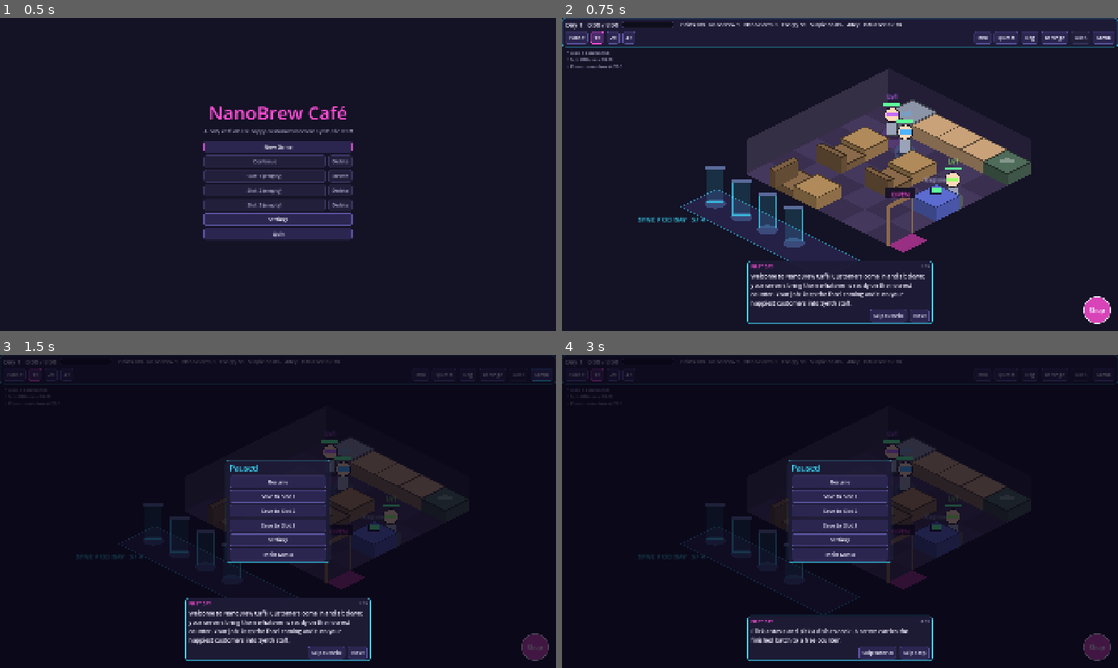
Above: before the commit, frames 1-4 (two rows, left to right).
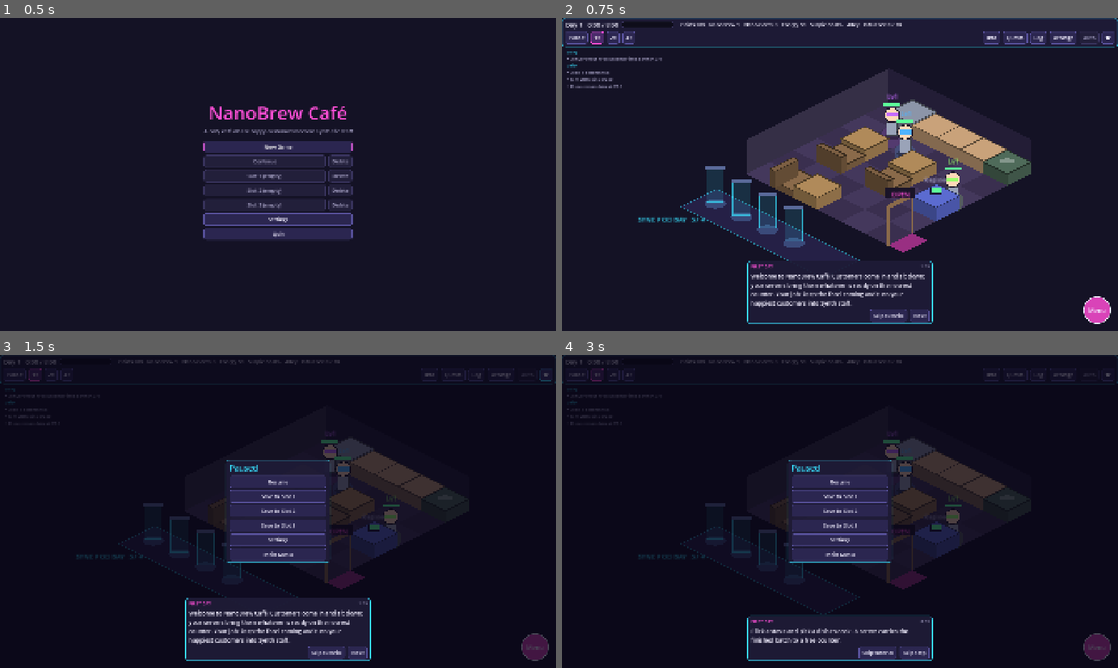
Above: after the commit, the same moments.

Repository: KoraWolF/cafe-sim-game
Game: Godot game, scene res://src/ui/main.tscn
The game is run twice, just before and just after one commit, with the same random seed, the same clock (stepped at 60 frames per second) and the same inputs.
Inputs (mouse positions are in pixels of both pictures, inside the frame that each line leads up to; where the layout moved, square brackets give the same spot in the first picture):
- Up to frame 1 (0.5 s): no input
- Up to frame 2 (0.75 s): click "New Game" at 0.5 s
- Up to frame 3 (1.5 s): click (544, 373) [539, 373] at 1.25 s
- Up to frame 4 (3 s): click (1106, 373) at 2.02 s; click "Next" at 2.75 s

Frame 1 is identical in both runs. In frame 2, 1.0% of the frame differs, in the area x 0-99%, y 4-95%; in frame 3, 0.2%; in frame 4, 0.2%.

Commit message:
UI: window stays above the taskbar; Shop becomes the round Menu (mouse-wheel scrolling, NanoBrew in its Workshop); Bag and Arrange open as bottom strips; cog for the pause menu; smaller night hub; story and daily quests in the top-left tracker
Co-Authored-By: Claude Opus 5.5 <noreply@anthropic.com>

Diff:
--- /dev/null
+++ b/art/ui/cog.svg
@@ -0,0 +1,14 @@
+<svg xmlns="http://www.w3.org/2000/svg" width="32" height="32" viewBox="0 0 32 32">
+  <!-- Settings cog: eight teeth round a ring, light on the dark top bar. -->
+  <g fill="#f2efff">
+    <rect x="13" y="1" width="6" height="7" rx="1.5"/>
+    <rect x="13" y="24" width="6" height="7" rx="1.5"/>
+    <rect x="1" y="13" width="7" height="6" ry="1.5"/>
+    <rect x="24" y="13" width="7" height="6" ry="1.5"/>
+    <rect x="13" y="1" width="6" height="7" rx="1.5" transform="rotate(45 16 16)"/>
+    <rect x="13" y="24" width="6" height="7" rx="1.5" transform="rotate(45 16 16)"/>
+    <rect x="1" y="13" width="7" height="6" ry="1.5" transform="rotate(45 16 16)"/>
+    <rect x="24" y="13" width="7" height="6" ry="1.5" transform="rotate(45 16 16)"/>
+    <path fill-rule="evenodd" d="M16 5.5a10.5 10.5 0 1 1 0 21a10.5 10.5 0 1 1 0-21zm0 6a4.5 4.5 0 1 0 0 9a4.5 4.5 0 1 0 0-9z"/>
+  </g>
+</svg>
--- a/locale/ui.csv
+++ b/locale/ui.csv
@@ -241,12 +241,12 @@
 ui.auto_night_done,Auto: the night passed quietly (+%d district income).
 ui.auto_night_done_plain,Auto: the night passed quietly.
 error.seat_busy,A customer is sitting there — move it instead, or wait until they leave.
-ui.shop_button,Shop
+ui.shop_button,Menu
 ui.arrange_button,Arrange
-ui.shop_title,Shop
+ui.shop_title,Menu
 ui.upgrades_title,Café upgrades
 ui.coins_line,Coins: %d
-ui.energy_in_shop,Buy Energy in the Shop (top bar) — at any time.
+ui.energy_in_shop,"Buy Energy in the Menu (round button, bottom right) — at any time."
 tip.upgrade.table,"One more table (1x1). A seat works only right beside a table — one seat per table, and the seat turns to face it."
 ui.seat_no_table,No table
 role.cashier,Cashier
@@ -437,7 +437,7 @@
 help.jobs,"Jobs: click a worker, then a place — a stove (Chef), a counter, table or bin (Server), a register (Cashier) or the Pod bay (Rest). Click another worker to switch; click empty floor to close the card."
 help.converting,"Converting: click any customer — in line, seated, eating, paying or walking out — to spend NanoBrew: they become a Synth. You can catch them until they walk out of sight."
 help.quests,"Quests: daily quests, the story and achievements. Today's dailies are listed at the top left — claim a finished one right there, or anything from the Quests button."
-help.shop,"Shop: the round button at the bottom right. Furniture (with Sync Pods: one per tile along the café's side), décor, café upgrades, Energy and the Workshop — any time, the café keeps running. Buy puts the piece in your hand; Store keeps it for later (place it from Arrange)."
+help.shop,"Menu: the round button at the bottom right. Furniture (with Sync Pods: one per tile along the café's side), décor, café upgrades, Energy and the Workshop — any time, the café keeps running. Buy puts the piece in your hand; Store keeps it for later (place it from Arrange)."
 help.arrange,"Arrange: move, rotate, place and sell furniture and décor — any time. Cancel puts back what you hold. Select several to store or sell many at once; storing and selling ask first. Pieces in use (a cooking stove, a counter with food, an occupied seat) can be moved but not picked up."
 help.bag,"Bag: everything you own — equipment, fashion and EXP bottles. Take a piece off before selling it."
 help.resources,"Resources: Coins pay for dishes, upgrades and décor. NanoBrew converts a customer. Nano Cores (from rai …(286 unchanged characters)…
@@ -469,3 +469,9 @@
 ui.upgrade_card,Level %d / %d
 ui.craft_title_basic,Basic craft
 ui.craft_title_advanced,Advanced craft
+ui.tracker_story,Story
+ui.tracker_daily,Daily
+ui.brew_title,NanoBrew
+ui.brew_short,Brew (%d core + %d)
+ui.brew_note,Turns any customer into a Synth. Nano Cores come from won raids.
+ui.brew_in_menu,Brew NanoBrew in the Menu → Workshop.
--- a/src/ui/bag_panel.gd
+++ b/src/ui/bag_panel.gd
@@ -1,14 +1,16 @@
 class_name BagPanel
 extends PanelContainer
-## The Bag, open at any time from the top bar: everything you own, in one
-## place. Equipment and Fashion show a grid of cards (border colour = tier, a
+## The Bag, open at any time from the top bar: everything you own, in a strip
+## along the bottom of the screen (like the Menu). Equipment and Fashion show a
+## row of cards (scroll it sideways with the mouse wheel) (border colour = tier, a
 ## badge for who wears it); click one for its detail box with every action
 ## (Wear on a worker, Take off, Sell). Bottles: Use on a worker. Crafting is in
 ## the Shop's Workshop.
 
 signal closed
 
-const WIDTH: float = 760.0
+## Height of the strip at the bottom (the camera keeps the café above it).
+const HEIGHT: float = 330.0
 const TABS: Array[String] = ["equipment", "fashion", "bottles"]
 ## Card border by tier.
 const TIER_COLORS: Dictionary[String, Color] = {"common": Color("9aa3b8"), "magic": Color("4fb3ff"),
@@ -23,10 +25,10 @@
 
 func _ready() -> void:
 	visible = false
-	set_anchors_and_offsets_preset(Control.PRESET_RIGHT_WIDE)
-	offset_left = -WIDTH - 12
-	offset_top = UiTheme.TOP_BAR_HEIGHT + 12
+	set_anchors_and_offsets_preset(Control.PRESET_BOTTOM_WIDE)
+	offset_left = 12
 	offset_right = -12
+	offset_top = -HEIGHT - 12
 	offset_bottom = -12
 	var column := VBoxContainer.new()
 	add_child(column)
@@ -43,16 +45,17 @@
 		split.name = tr("ui.bag_tab_" + key)
 		var scroll := ScrollContainer.new()
 		scroll.size_flags_horizontal = Control.SIZE_EXPAND_FILL
-		scroll.horizontal_scroll_mode = ScrollContainer.SCROLL_MODE_DISABLED
+		scroll.vertical_scroll_mode = ScrollContainer.SCROLL_MODE_DISABLED
+		UiTheme.wheel_scrolls_sideways(scroll)
 		var grid := GridContainer.new()
-		grid.columns = 3
+		grid.columns = 999  # one row, scrolling sideways
 		grid.add_theme_constant_override("h_separation", 8)
 		grid.add_theme_constant_override("v_separation", 8)
 		scroll.add_child(grid)
 		split.add_child(scroll)
 		var detail := VBoxContainer.new()
-		detail.custom_minimum_size = Vector2(250, 0)
-		detail.add_theme_constant_override("separation", 10)
+		detail.custom_minimum_size = Vector2(320, 0)
+		detail.add_theme_constant_override("separation", 4)
 		split.add_child(detail)
 		tabs.add_child(split)
 		_grids[key] = grid
--- a/src/ui/cafe_view.gd
+++ b/src/ui/cafe_view.gd
@@ -45,7 +45,7 @@
 ## Everyone walks at the game's walk_tiles_per_second, so timed trips and free walking match.
 ## Screen space taken by the HUD's top bar and the night hub.
 const TOP_BAR: float = UiTheme.TOP_BAR_HEIGHT
-const NIGHT_PANEL: float = 790.0
+const NIGHT_PANEL: float = 650.0
 
 ## The worker picked to get a job: the next click on a stove, counter, table,
 ## register or the Pod bay gives it that job ("" = none).
--- a/src/ui/edit_panel.gd
+++ b/src/ui/edit_panel.gd
@@ -1,6 +1,6 @@
 class_name EditPanel
 extends PanelContainer
-## The side panel while arranging the floor: Vibe and floor size, what is in
+## The strip along the bottom while arranging the floor: Vibe and floor size, what is in
 ## hand with Rotate / Store / Sell / Cancel, Select several (store or sell many
 ## at once), the storage list, and Done. Storing and selling ask first.
 
@@ -8,7 +8,8 @@
 ## A button changed what is held (rotate, put back, store, sell).
 signal changed
 
-const WIDTH: float = 380.0
+## Height of the strip at the bottom (the camera keeps the café above it).
+const HEIGHT: float = 270.0
 
 var editor: FloorEditor = null
 var _summary := UiTheme.label("", 18)
@@ -17,7 +18,7 @@
 var _store := UiTheme.button(tr("ui.edit_store"), _ask.bind("store"))
 var _sell := UiTheme.button("", _ask.bind("sell"))
 var _cancel := UiTheme.button(tr("ui.edit_cancel"), _do.bind("cancel"))
-var _storage := VBoxContainer.new()
+var _storage := HBoxContainer.new()
 var _select := Button.new()
 var _selected := UiTheme.label("", 16)
 var _store_selected := UiTheme.button(tr("ui.edit_store_selected"), _ask.bind("store_selected"))
@@ -26,52 +27,71 @@
 
 
 func _ready() -> void:
-	set_anchors_and_offsets_preset(Control.PRESET_RIGHT_WIDE)
-	offset_left = -WIDTH - 12
-	offset_top = UiTheme.TOP_BAR_HEIGHT + 12
+	set_anchors_and_offsets_preset(Control.PRESET_BOTTOM_WIDE)
+	offset_left = 12
 	offset_right = -12
+	offset_top = -HEIGHT - 12
 	offset_bottom = -12
 	visible = false
 	var column := VBoxContainer.new()
 	add_child(column)
-	column.add_child(UiTheme.label(tr("ui.edit_title"), 26, UiTheme.PANEL_BORDER))
-	var hint := UiTheme.label(tr("ui.edit_hint"), 15, UiTheme.TEXT_DIM)
+	var header := HBoxContainer.new()
+	header.add_child(UiTheme.label(tr("ui.edit_title"), 24, UiTheme.PANEL_BORDER))
+	_summary.size_flags_horizontal = Control.SIZE_EXPAND_FILL
+	header.add_child(_summary)
+	var finish := UiTheme.button(tr("ui.edit_done"), done.emit)
+	finish.custom_minimum_size = Vector2(140, 0)
+	header.add_child(finish)
+	column.add_child(header)
+	var hint := UiTheme.label(tr("ui.edit_hint"), 14, UiTheme.TEXT_DIM)
 	hint.autowrap_mode = TextServer.AUTOWRAP_WORD_SMART
-	hint.custom_minimum_size = Vector2(WIDTH - 40, 0)
 	column.add_child(hint)
-	column.add_child(_summary)
-	column.add_child(HSeparator.new())
-	column.add_child(_holding)
+	var body := HBoxContainer.new()
+	body.size_flags_vertical = Control.SIZE_EXPAND_FILL
+	body.add_theme_constant_override("separation", 16)
+	column.add_child(body)
+	# What is in hand and its buttons.
+	var held := VBoxContainer.new()
+	held.custom_minimum_size = Vector2(330, 0)
+	held.add_child(_holding)
 	var actions := GridContainer.new()
 	actions.columns = 2
 	for button: Button in [_rotate, _cancel, _store, _sell]:
 		button.size_flags_horizontal = Control.SIZE_EXPAND_FILL
 		actions.add_child(button)
-	column.add_child(actions)
+	held.add_child(actions)
+	body.add_child(held)
+	body.add_child(VSeparator.new())
+	# Several at once.
+	var many := VBoxContainer.new()
+	many.custom_minimum_size = Vector2(300, 0)
 	_select.text = tr("ui.edit_select")
 	_select.toggle_mode = true
 	_select.toggled.connect(func(on: bool) -> void:
 		editor.set_selecting(on)
 		refresh()
 		changed.emit())
-	column.add_child(_select)
-	column.add_child(_selected)
-	var many := HBoxContainer.new()
+	many.add_child(_select)
+	_selected.autowrap_mode = TextServer.AUTOWRAP_WORD_SMART
+	many.add_child(_selected)
+	var together := HBoxContainer.new()
 	for button: Button in [_store_selected, _sell_selected]:
 		button.size_flags_horizontal = Control.SIZE_EXPAND_FILL
-		many.add_child(button)
-	column.add_child(many)
-	column.add_child(HSeparator.new())
-	column.add_child(UiTheme.label(tr("ui.edit_storage"), 20, UiTheme.PANEL_BORDER))
+		together.add_child(button)
+	many.add_child(together)
+	body.add_child(many)
+	body.add_child(VSeparator.new())
+	# Storage: a row of pieces to take out, scrolling sideways.
+	var stored := VBoxContainer.new()
+	stored.size_flags_horizontal = Control.SIZE_EXPAND_FILL
+	stored.add_child(UiTheme.label(tr("ui.edit_storage"), 18, UiTheme.PANEL_BORDER))
 	var scroll := ScrollContainer.new()
 	scroll.size_flags_vertical = Control.SIZE_EXPAND_FILL
-	scroll.horizontal_scroll_mode = ScrollContainer.SCROLL_MODE_DISABLED
-	_storage.size_flags_horizontal = Control.SIZE_EXPAND_FILL
+	scroll.vertical_scroll_mode = ScrollContainer.SCROLL_MODE_DISABLED
+	UiTheme.wheel_scrolls_sideways(scroll)
 	scroll.add_child(_storage)
-	column.add_child(scroll)
-	var finish := UiTheme.button(tr("ui.edit_done"), done.emit)
-	finish.custom_minimum_size = Vector2(0, 50)
-	column.add_child(finish)
+	stored.add_child(scroll)
+	body.add_child(stored)
 	# Beside the panel, not inside it: a container would squeeze the full-screen modal.
 	get_parent().add_child.call_deferred(_confirm)
 	Session.state_changed.connect(refresh)
@@ -115,7 +135,7 @@
 		_storage.add_child(UiTheme.label(tr("ui.edit_storage_empty"), 16, UiTheme.TEXT_DIM))
 	for piece_id: String in state.storage:
 		var take := UiTheme.button(tr("ui.edit_take") % [UiText.name(piece_id), state.storage[piece_id]], _take.bind(piece_id))
-		take.alignment = HORIZONTAL_ALIGNMENT_LEFT
+		take.custom_minimum_size = Vector2(150, 60)
 		_storage.add_child(take)
 
 
--- a/src/ui/game_screen.gd
+++ b/src/ui/game_screen.gd
@@ -253,15 +253,16 @@
 	var panel := 0.0
 	var bottom := 0.0
 	if cafe.editor != null:
-		panel = EditPanel.WIDTH + 30.0
+		bottom = EditPanel.HEIGHT + 24.0
 	elif shop.visible:
 		bottom = ShopPanel.HEIGHT + 24.0
 	elif quests.visible:
 		panel = QuestPanel.WIDTH + 30.0
 	elif bag.visible:
-		panel = BagPanel.WIDTH + 30.0
+		bottom = BagPanel.HEIGHT + 24.0
 	elif night.visible:
 		panel = CafeView.NIGHT_PANEL
 	cafe.fit_camera(panel, bottom)
 	hud.set_right_inset(panel, bottom)
-	hud.show_shop_button(not shop.visible and cafe.editor == null)
+	hud.show_shop_button(bottom == 0.0, panel)
+	tutorial_box.bottom_inset = bottom
--- a/src/ui/hud.gd
+++ b/src/ui/hud.gd
@@ -127,7 +127,12 @@
 			show_toast(tr("ui.auto_on"))
 			Session.auto_night())
 	row.add_child(_auto)
-	row.add_child(UiTheme.button(tr("ui.menu_button"), toggle_pause))
+	# The pause menu (save, settings, quit): a cog.
+	var cog := UiTheme.button("", toggle_pause)
+	cog.icon = load("res://art/ui/cog.svg")
+	cog.expand_icon = true
+	cog.custom_minimum_size = Vector2(44, 40)
+	row.add_child(cog)
 
 
 ## The Shop: a round button in the bottom-right corner.
@@ -149,9 +154,12 @@
 	add_child(shop_button)
 
 
-## Hides the round Shop button (while the shop or Arrange is open).
-func show_shop_button(on: bool) -> void:
+## Hides the round Menu button (while a strip is open at the bottom) and keeps
+## it left of a panel on the right (the night hub).
+func show_shop_button(on: bool, right_panel := 0.0) -> void:
 	shop_button.visible = on
+	shop_button.offset_right = -24.0 - right_panel
+	shop_button.offset_left = shop_button.offset_right - SHOP_BUTTON
 
 
 func _build_pause_menu() -> void:
@@ -183,16 +191,28 @@
 	Session.paused = _pause.visible
 
 
-## One line per unclaimed daily quest; a finished one gets a Claim button.
+## The story step, then each unclaimed daily quest, under small "Story" and
+## "Daily" headings; a finished one gets a Claim button.
 func _fill_tracker(state: GameState, data: GameData) -> void:
+	# [heading] or [claim kind, claim key, text, done].
 	var rows: Array[Array] = []
+	var story := Quests.story_quest(state, data)
+	if not story.is_empty():
+		var progress := Quests.progress(state, story, data)
+		rows.append([tr("ui.tracker_story")])
+		rows.append([Quests.STORY, "", "%s %s %d/%d" % ["✓" if progress[0] >= progress[1] else "•",
+			tr("quest.story." + story["id"]), progress[0], progress[1]], progress[0] >= progress[1]])
+	var dailies: Array[Array] = []
 	for i: int in state.daily_quests.size():
 		var quest := state.daily_quests[i]
 		if not quest["claimed"]:
 			var done := Quests.daily_progress(state, quest, data)
 			# Quests.claim takes a daily's index, not its id.
-			rows.append([str(i), "%s %s %d/%d" % ["✓" if done[0] >= done[1] else "•",
+			dailies.append([Quests.DAILY, str(i), "%s %s %d/%d" % ["✓" if done[0] >= done[1] else "•",
 				tr("quest.daily." + quest["id"]) % quest["target"], done[0], done[1]], done[0] >= done[1]])
+	if not dailies.is_empty():
+		rows.append([tr("ui.tracker_daily")])
+		rows.append_array(dailies)
 	var key := str(rows)
 	if key == _tracker_key:
 		return
@@ -201,14 +221,18 @@
 		_tracker.remove_child(child)
 		child.queue_free()
 	for entry: Array in rows:
+		if entry.size() == 1:
+			_tracker.add_child(UiTheme.label(entry[0], 14, UiTheme.PANEL_BORDER))
+			continue
 		var row := HBoxContainer.new()
 		row.mouse_filter = Control.MOUSE_FILTER_IGNORE
-		row.add_child(UiTheme.label(entry[1], 15, UiTheme.GOOD if entry[2] else UiTheme.TEXT_DIM))
-		if entry[2]:
-			var index: String = entry[0]
+		row.add_child(UiTheme.label(entry[2], 15, UiTheme.GOOD if entry[3] else UiTheme.TEXT_DIM))
+		if entry[3]:
+			var kind: String = entry[0]
+			var index: String = entry[1]
 			var claim := UiTheme.button(tr("ui.quests_claim"), func() -> void:
 				var given: Array[Dictionary] = []
-				if Session.act(GameLoop.claim_quest(Session.state, Quests.DAILY, index, Session.data, given)):
+				if Session.act(GameLoop.claim_quest(Session.state, kind, index, Session.data, given)):
 					Session.toast.emit(tr("ui.quests_got") % UiText.reward(given[0])))
 			claim.add_theme_font_size_override("font_size", 14)
 			row.add_child(claim)
--- a/src/ui/main.gd
+++ b/src/ui/main.gd
@@ -5,6 +5,12 @@
 
 
 func _ready() -> void:
+	# A window as big as the screen would sit under the taskbar: maximize it instead
+	# (a maximized window fills the screen's usable area).
+	var usable := DisplayServer.screen_get_usable_rect()
+	var size := DisplayServer.window_get_size()
+	if usable.size.x > 0 and (size.x > usable.size.x or size.y > usable.size.y):
+		DisplayServer.window_set_mode(DisplayServer.WINDOW_MODE_MAXIMIZED)
 	show_menu()
 
 
--- a/src/ui/night_hub.gd
+++ b/src/ui/night_hub.gd
@@ -18,8 +18,8 @@
 
 func _ready() -> void:
 	set_anchors_and_offsets_preset(Control.PRESET_RIGHT_WIDE)
-	custom_minimum_size = Vector2(760, 0)
-	offset_left = -780
+	custom_minimum_size = Vector2(620, 0)
+	offset_left = -640
 	offset_top = UiTheme.TOP_BAR_HEIGHT + 12
 	offset_right = -12
 	offset_bottom = -12
@@ -44,7 +44,7 @@
 	_tabs.tab_changed.connect(func(index: int) -> void: tab_shown.emit(_pages.keys()[index]))
 	var end := UiTheme.button(tr("ui.end_night"), _end_night)
 	end.custom_minimum_size = Vector2(0, 54)
-	end.add_theme_font_size_override("font_size", 24)
+	end.add_theme_font_size_override("font_size", 20)
 	column.add_child(end)
 	Session.state_changed.connect(refresh)
 	Session.phase_changed.connect(_on_phase_changed)
@@ -71,7 +71,7 @@
 
 
 ## A label that wraps inside the hub instead of widening it.
-func _wrap(text: String, size := 18, color := UiTheme.TEXT) -> Label:
+func _wrap(text: String, size := 16, color := UiTheme.TEXT) -> Label:
 	var label := UiTheme.label(text, size, color)
 	label.autowrap_mode = TextServer.AUTOWRAP_WORD_SMART
 	label.size_flags_horizontal = Control.SIZE_EXPAND_FILL
@@ -119,10 +119,7 @@
 		page.add_child(row)
 	page.add_child(HSeparator.new())
 	page.add_child(_wrap(tr("ui.nanobrew_count") % [state.nanobrew, state.cores]))
-	var brew := UiTheme.button(tr("ui.brew") % [b.brew_core_cost, b.brew_coin_cost], func() -> void:
-		Session.act(GameLoop.brew_nanobrew(state, data)))
-	brew.disabled = state.cores < b.brew_core_cost or state.coins < b.brew_coin_cost
-	page.add_child(brew)
+	page.add_child(_wrap(tr("ui.brew_in_menu"), 14, UiTheme.TEXT_DIM))
 	page.add_child(HSeparator.new())
 	# Tonight's recharge; Energy is bought in the Shop.
 	page.add_child(_wrap(tr("ui.power_line") % [roundi(state.power), ceili(NightOps.recharge_cost(state, data))]))
--- a/src/ui/shop_panel.gd
+++ b/src/ui/shop_panel.gd
@@ -1,8 +1,9 @@
 class_name ShopPanel
 extends PanelContainer
-## The shop (buying only), opened from the round Shop button at the bottom right:
+## The Menu (the shop), opened from the round Menu button at the bottom right:
 ## a strip along the bottom of the screen with category tabs (Furniture, Décor,
-## Upgrades, Energy, Workshop) over a sideways-scrolling row of cards. Furniture
+## Upgrades, Energy, Workshop with crafting and NanoBrew) over a row of cards
+## that scrolls sideways (arrows or the mouse wheel). Furniture
 ## and décor cards have Buy (puts it in your hand in Arrange) and Store (keeps it
 ## for later); Sync Pods are bought up to the café's side. The café keeps
 ## running. Items you own live in the Bag. Rebuilds after every action.
@@ -57,6 +58,7 @@
 	_scroll.vertical_scroll_mode = ScrollContainer.SCROLL_MODE_DISABLED
 	_row.add_theme_constant_override("separation", 12)
 	_scroll.add_child(_row)
+	UiTheme.wheel_scrolls_sideways(_scroll)
 	carousel.add_child(_scroll)
 	carousel.add_child(_arrow("▶", 1))
 	column.add_child(carousel)
@@ -115,6 +117,12 @@
 				_row.add_child(_card(tr("ui.energy_card") % amount, "", UiTheme.WARN, [buy]))
 		"workshop":
 			_note.text = tr("ui.materials") % [state.scrap, state.chips] + "   " + tr("ui.workshop_note")
+			var b := data.balance
+			var brew := UiTheme.button(tr("ui.brew_short") % [b.brew_core_cost, b.brew_coin_cost], func() -> void:
+				Session.act(GameLoop.brew_nanobrew(Session.state, Session.data)))
+			brew.disabled = state.cores < b.brew_core_cost or state.coins < b.brew_coin_cost
+			_row.add_child(_card(tr("ui.brew_title"), tr("ui.nanobrew_count") % [state.nanobrew, state.cores] + "\n"
+				+ tr("ui.brew_note"), UiTheme.PANEL_BORDER, [brew]))
 			for craft_id: String in data.items.crafts:
 				var recipe: Dictionary = data.items.crafts[craft_id]
 				var costs: Array = [recipe["scrap"], recipe["chips"]] if recipe["chips"] > 0 else [recipe["scrap"]]
--- a/src/ui/tutorial_box.gd
+++ b/src/ui/tutorial_box.gd
@@ -5,6 +5,8 @@
 ## goals every frame; finishing or skipping marks the tutorial done.
 
 var tutorial: Tutorial = null
+## Height of a strip open at the bottom (the Menu, Bag or Arrange): the box sits above it.
+var bottom_inset: float = 0.0
 var _text := UiTheme.label("", 20)
 var _counter := UiTheme.label("", 14, UiTheme.TEXT_DIM)
 var _next := UiTheme.button(tr("tutorial.next"), _on_next)
@@ -59,10 +61,10 @@
 	_next.visible = tutorial.waits_for_next()
 	_skip_step.visible = not tutorial.waits_for_next()
 	reset_size()
-	# At night, centre in the space left of the night hub so it never covers it.
+	# Centred in the space left free: left of the night hub, above a strip at the bottom.
 	var area := get_parent_area_size()
 	var width := area.x - (CafeView.NIGHT_PANEL if session.state.phase == GameState.Phase.NIGHT else 0.0)
-	position = Vector2((width - size.x) * 0.5, area.y - size.y - 24)
+	position = Vector2((width - size.x) * 0.5, area.y - size.y - 24 - bottom_inset)
 
 
 func _on_next() -> void:
--- a/src/ui/ui_theme.gd
+++ b/src/ui/ui_theme.gd
@@ -83,6 +83,21 @@
 
 
 ## A label with a font size and colour (UI code uses it everywhere).
+## Makes the mouse wheel scroll a sideways ScrollContainer left and right.
+static func wheel_scrolls_sideways(scroll: ScrollContainer, step := 120.0) -> void:
+	scroll.gui_input.connect(func(event: InputEvent) -> void:
+		var button := event as InputEventMouseButton
+		if button == null or not button.pressed:
+			return
+		if button.button_index in [MOUSE_BUTTON_WHEEL_UP, MOUSE_BUTTON_WHEEL_LEFT]:
+			scroll.scroll_horizontal -= int(step)
+		elif button.button_index in [MOUSE_BUTTON_WHEEL_DOWN, MOUSE_BUTTON_WHEEL_RIGHT]:
+			scroll.scroll_horizontal += int(step)
+		else:
+			return
+		scroll.accept_event())
+
+
 static func label(text: String, size := 18, color := TEXT) -> Label:
 	var label := Label.new()
 	label.text = text
Not shown, added: art/ui/cog.svg.import
Not shown, changed: docs/playtest-6.md
